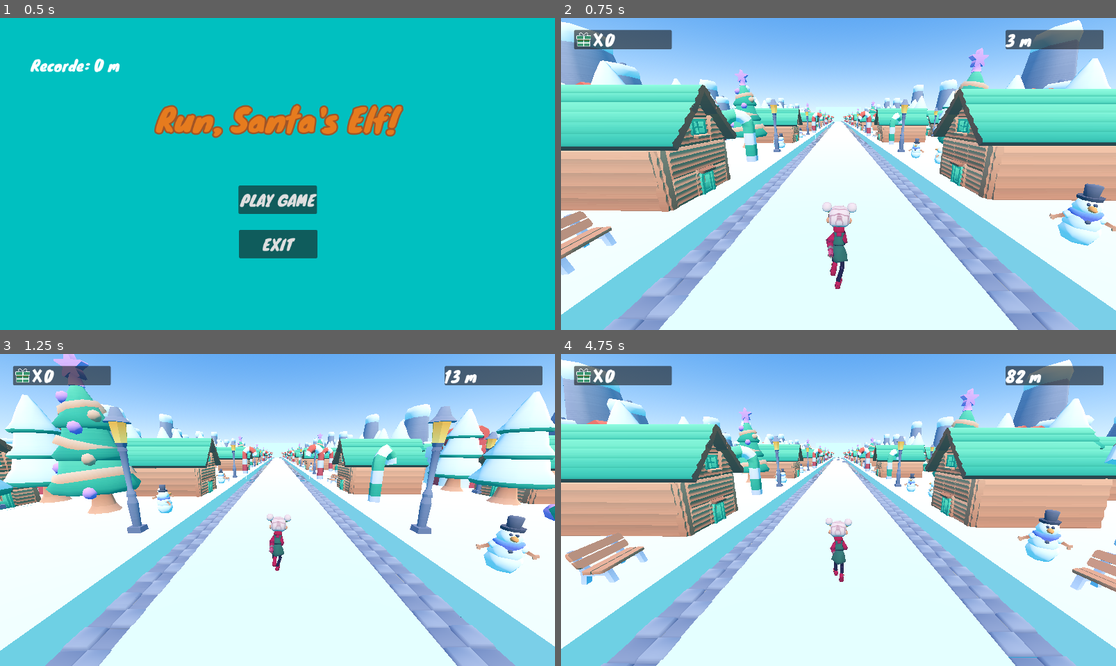
Above: before the commit, frames 1-4 (two rows, left to right).
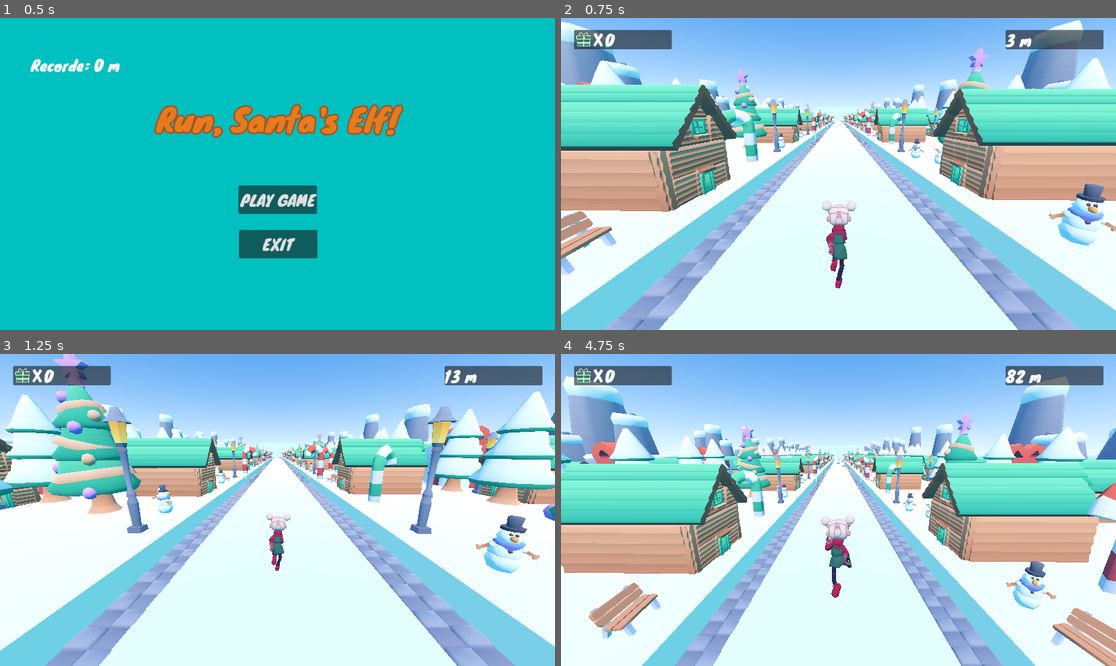
Above: after the commit, the same moments.

Repository: juliohenriquec/Endless-Runner-3D-Game
Game: Godot game, scene res://shared/menu_title.tscn
Same seed, same stepped clock (60 frames per second), same inputs: the game is played once before the commit and once after it.
Inputs:
- Up to frame 1 (0.5 s): no input
- Up to frame 2 (0.75 s): click "PLAY GAME" at 0.5 s
- Up to frame 3 (1.25 s): no input
- Up to frame 4 (4.75 s): tap Enter (ui_accept) at 1.25, 1.52, 2.27, 3.77, 4.52 s; hold Right (ui_right) 1.28-2.03 s; hold Left (ui_left) 2.03-2.78 s; hold Right (ui_right) 2.78-4.28 s; hold Left (ui_left) from 4.28 s (still down)

Frame 1 is identical in both runs. In frame 2, 0.4% of the frame differs, in the area x 0-100%, y 5-98%; in frame 3, 0.2%; in frame 4, 57%, in the area x 0-100%, y 1-100%.

Commit message:
commit ajustado

Diff:
--- a/entities/player.gd
+++ b/entities/player.gd
@@ -3,7 +3,7 @@
 
 const SPEED: float = 8.0
 const JUMP_VELOCITY:float = 10
-const GRAVITY: float = 24.0
+const GRAVITY: float = 27.0
 const LANES: Array = [-2, 0, 2] #Posição das pistas de corrida index = 0,1,2
 
 #Inicia na posição 1 do array lanes (x = 0)
@@ -26,7 +26,6 @@
 	if is_on_floor() and Global.global_speed != 0:
 		$AnimationPlayer.play("animations/run", 0.15)
 
-	var direction: Vector3 = Vector3.ZERO
 
 	#Trocando de pista
 	if Input.is_action_just_pressed("ui_left") and target_lane > 0:
--- a/shared/hud.tscn
+++ b/shared/hud.tscn
@@ -71,3 +71,4 @@
 offset_bottom = 71.0
 theme_override_fonts/font = ExtResource("3_s8k37")
 theme_override_font_sizes/font_size = 32
+text = "0"
--- a/systems/sound_maneger.tscn
+++ b/systems/sound_maneger.tscn
@@ -1,6 +1,6 @@
 [gd_scene load_steps=4 format=3 uid="uid://bm8bs57jlb7lv"]
 
-[ext_resource type="Script" uid="uid://60ekayx8jsyd" path="res://sound_maneger.gd" id="1_ciyh0"]
+[ext_resource type="Script" uid="uid://60ekayx8jsyd" path="res://systems/sound_maneger.gd" id="1_ciyh0"]
 [ext_resource type="AudioStream" uid="uid://c4qt6hc6pm4aj" path="res://addons/music/Its_Snowtime_MP3.mp3" id="2_loy5y"]
 [ext_resource type="AudioStream" uid="uid://b74q2qm4lrf0q" path="res://addons/music/POL-winter-challenge-short.ogg" id="3_loy5y"]
 
Renamed: sound_maneger.gd -> systems/sound_maneger.gd
Renamed: sound_maneger.gd.uid -> systems/sound_maneger.gd.uid
